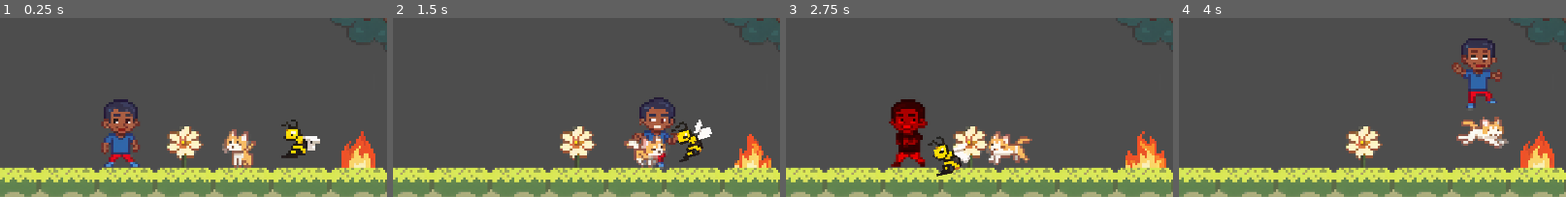
Above: before the commit, frames 1-4 (left to right).
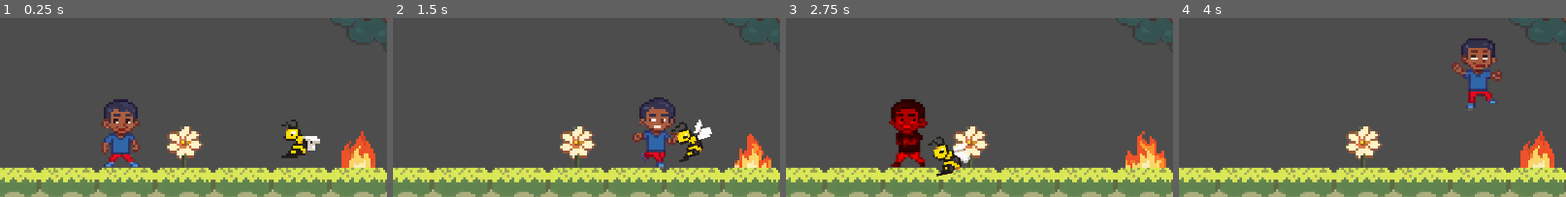
Above: after the commit, the same moments.

Repository: codenergy-dev/maricagamesjam2025_codenergy
Game: Godot game, scene res://scenes/game.tscn
Same seed, same stepped clock (60 frames per second), same inputs: the game is played once before the commit and once after it. The engine's default icon, where the game draws it, is replaced by a stand-in: a white triangle on a blue panel in a dark square.
Inputs:
- Up to frame 1 (0.25 s): no input
- Up to frame 2 (1.5 s): tap Enter (ui_accept) at 0.5, 0.77 s; hold Right (ui_right) from 0.53 s (still down)
- Up to frame 3 (2.75 s): tap Enter (ui_accept) at 1.52 s; release Right (ui_right) at 2.03 s; hold Left (ui_left) from 2.03 s (still down)
- Up to frame 4 (4 s): release Left (ui_left) at 2.78 s; hold Right (ui_right) from 2.78 s (still down); tap Enter (ui_accept) at 3.02, 3.77 s
The pictures show only the part of the screen within x 0-50%, y 20-70%; the shares and areas given below are measured in that part.

The runs differ from the first frame. In frame 1, 1.2% of the frame differs, in the area x 57-67%, y 62-84%; in frame 2, 1.2%; in frame 3, 1.3%; in frame 4, 1.4%, in the area x 71-86%, y 55-73%.

Commit message:
Remove pet from game scene

Diff:
--- a/godot/scenes/game.tscn
+++ b/godot/scenes/game.tscn
@@ -1,7 +1,6 @@
-[gd_scene load_steps=4 format=3 uid="uid://dit1a017pswy0"]
+[gd_scene load_steps=3 format=3 uid="uid://dit1a017pswy0"]
 
 [ext_resource type="PackedScene" uid="uid://ex2bnscbk8kg" path="res://scenes/player.tscn" id="1_yqjtg"]
-[ext_resource type="PackedScene" uid="uid://hfdx2agbin6m" path="res://scenes/pet.tscn" id="4_lbhrr"]
 [ext_resource type="PackedScene" uid="uid://bcqrpg6j4kk04" path="res://scenes/level_1_1.tscn" id="7_u5sy4"]
 
 [node name="Game" type="Node2D" groups=["game"]]
@@ -13,8 +12,5 @@
 [node name="Player" parent="." instance=ExtResource("1_yqjtg")]
 position = Vector2(-880, 0)
 
-[node name="Pet" parent="." instance=ExtResource("4_lbhrr")]
-position = Vector2(-482, 0)
-
 [node name="Level 1 1" parent="." instance=ExtResource("7_u5sy4")]
 position = Vector2(0, 64)
